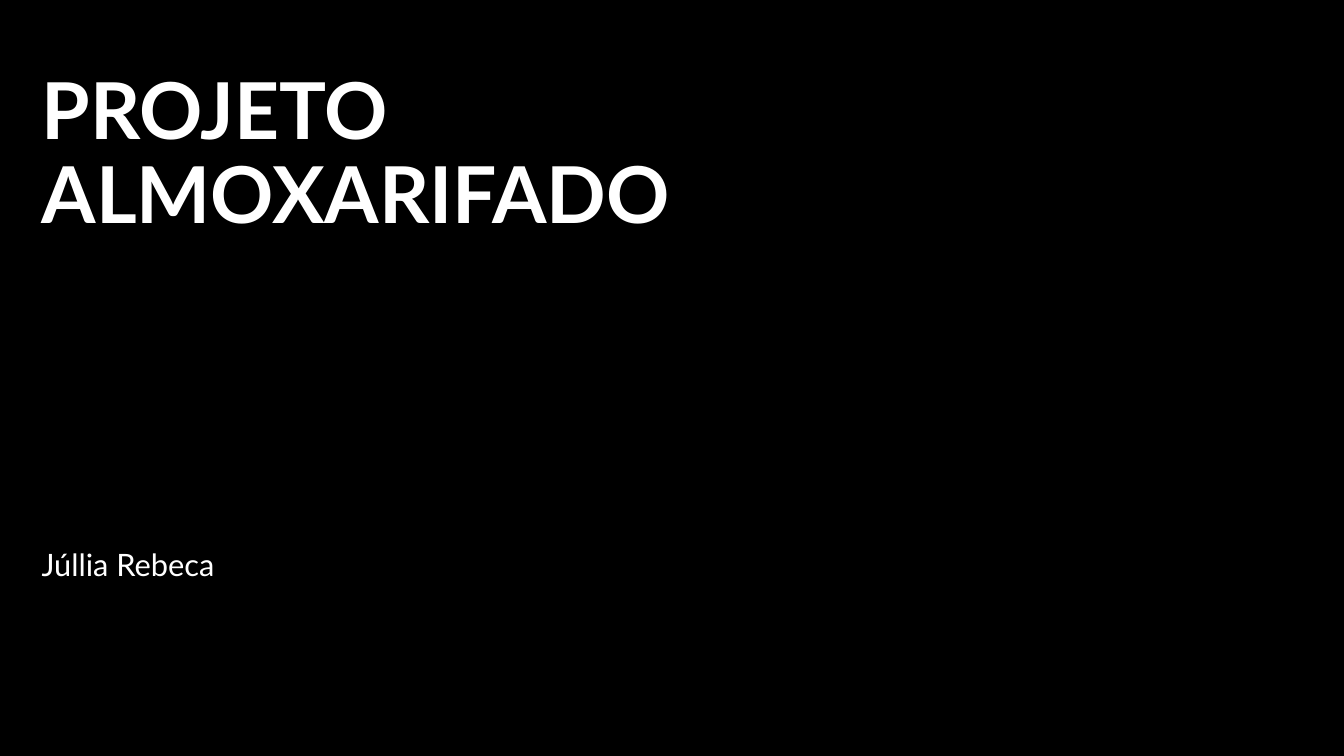
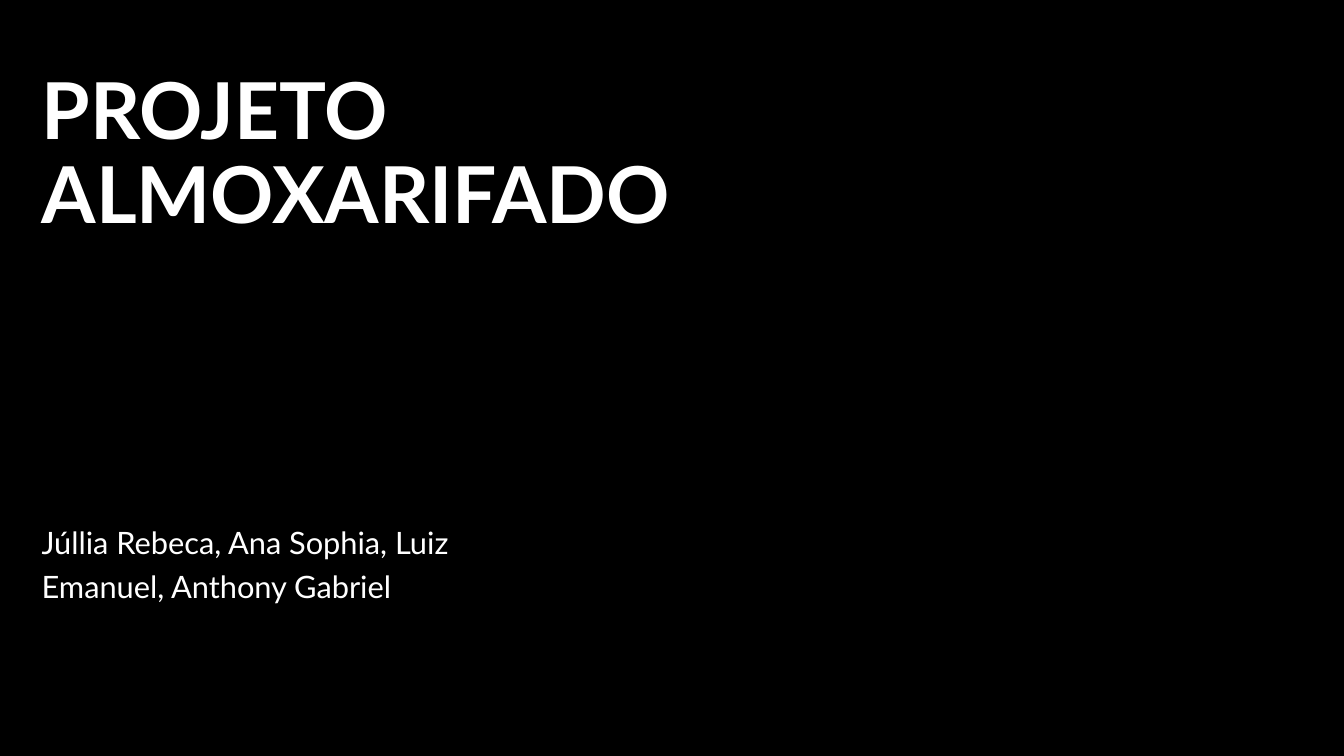
Before and after one commit to JuhBeca/almoxarifadoJuh3, a slide deck: slide 1 of Documentacao/ModelagemSistema_TemplateInicial [Salvo automaticamente].pptx. Drawn at 1344x756 pixels with LibreOffice and Linux fonts; fonts in the diff are those of the drawing. Boxes give left, top, right and bottom in pixels: in the first picture for what was removed or moved away, otherwise in the second. Text is boxed around its words. In the diff, an @@ line names an element or a change of style, - is before the commit and + after.

Commit message:
a aa

```diff
--- a/Documentacao/ModelagemSistema_TemplateInicial [Salvo automaticamente].pptx
+++ b/Documentacao/ModelagemSistema_TemplateInicial [Salvo automaticamente].pptx
@@ subtitle at bbox=[42, 531, 448, 604]: text changed @@
-Júllia Rebeca
+Júllia Rebeca, Ana Sophia, Luiz Emanuel, Anthony Gabriel
```
Also in this commit, not shown: 1 slide added, 1 slide removed.
